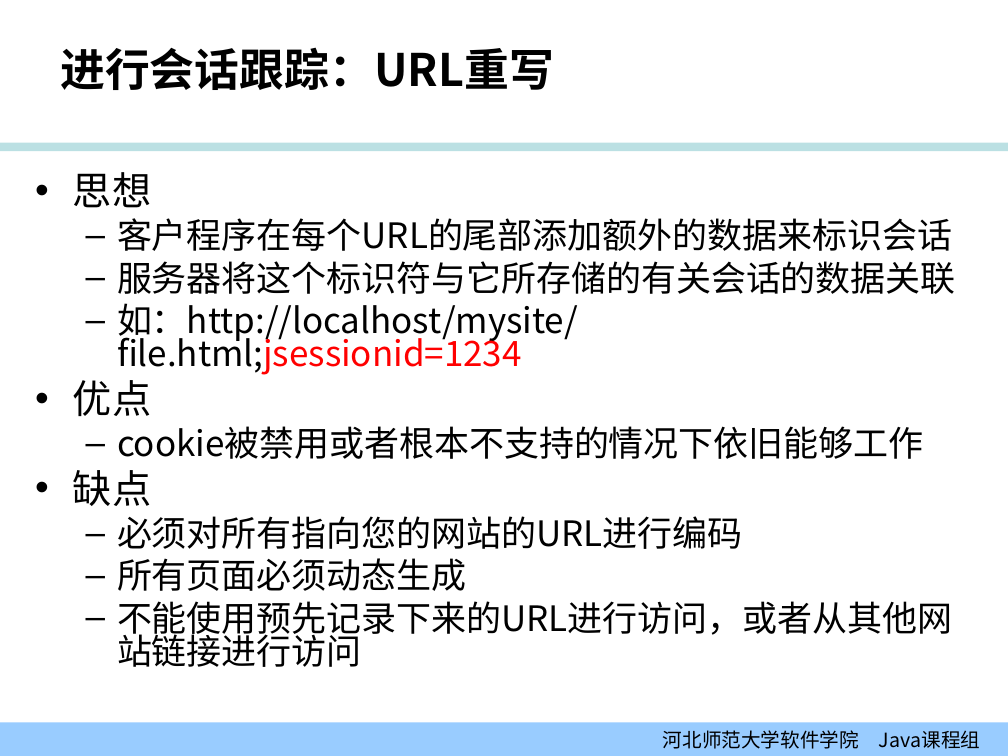
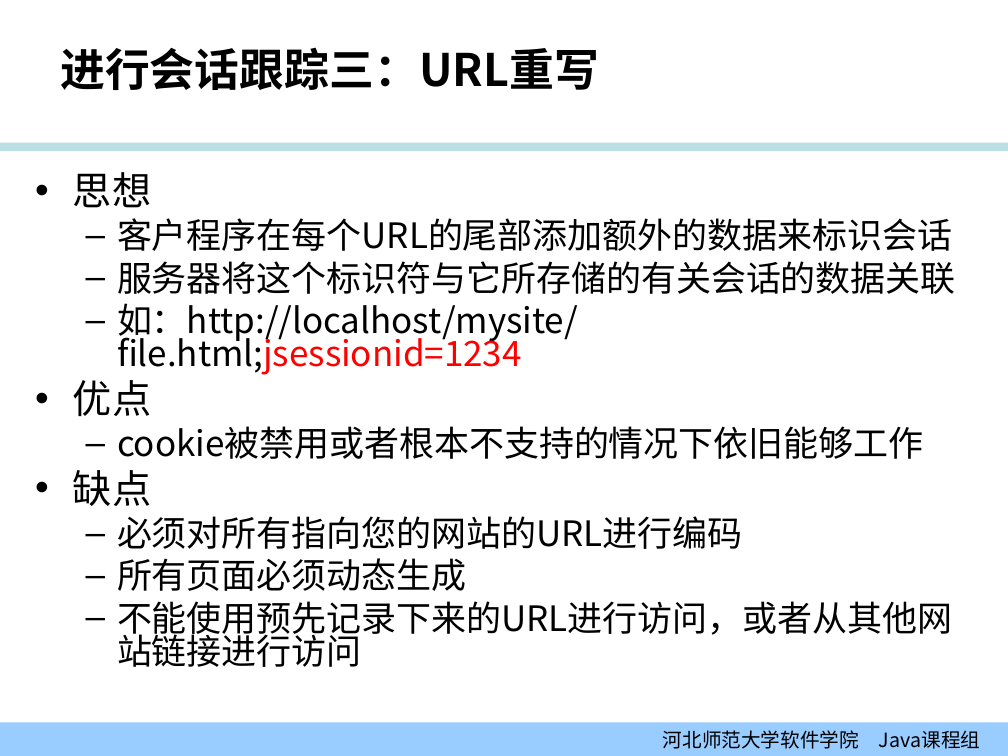
Before and after one commit to edu2act/course-JavaEE, a slide deck: slide 18 of 课程PPT/02-01_会话.ppt (slide 15 before the commit). Drawn at 1008x756 pixels with LibreOffice and Linux fonts; fonts in the diff are those of the drawing; background and template pictures are left out. Boxes give left, top, right and bottom in pixels: in the first picture for what was removed or moved away, otherwise in the second. Text is boxed around its words. In the diff, an @@ line names an element or a change of style, - is before the commit and + after.

```diff
--- a/课程PPT/02-01_会话.ppt
+++ b/课程PPT/02-01_会话.ppt
@@ title at (60, 47, 599, 90): text changed @@
-进行会话跟踪：URL重写
+进行会话跟踪三：URL重写
```
Also in this commit, not shown: 13 other slides changed, 5 slides added, 6 other files.
